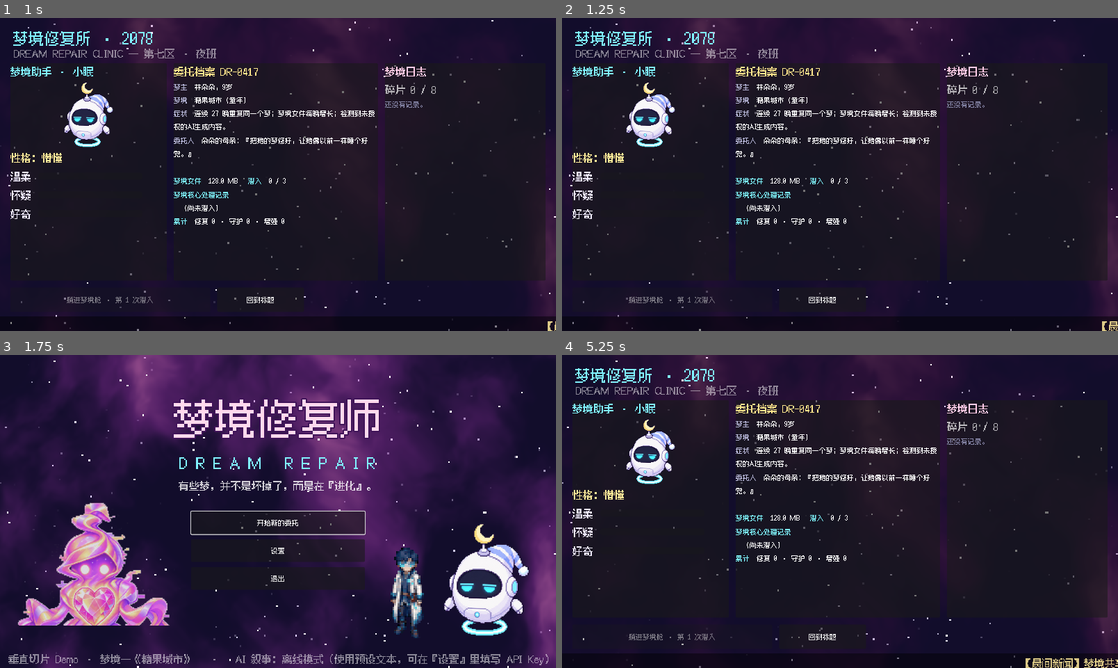
Above: before the commit, frames 1-4 (two rows, left to right).
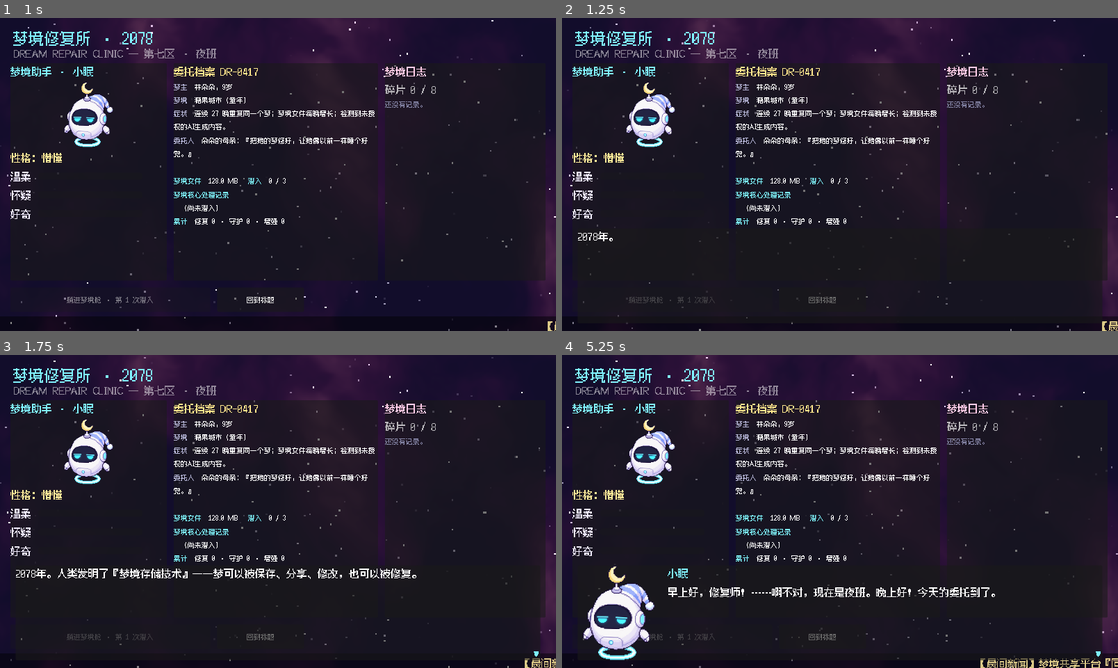
Above: after the commit, the same moments.

Repository: zcr2012/2D_game
Game: Godot game, scene res://scenes/title.tscn
Same seed, same stepped clock (60 frames per second), same inputs: the game is played once before the commit and once after it.
Inputs (mouse positions are in pixels of both pictures, inside the frame that each line leads up to):
- Up to frame 1 (1 s): click "开始新的委托" at 0.5 s
- Up to frame 2 (1.25 s): no input
- Up to frame 3 (1.75 s): click "回到标题" at 1.25 s
- Up to frame 4 (5.25 s): click (840, 524) at 2 s, where only the run before the commit has a clickable "开始新的委托"; tap Enter (ui_accept) at 2.75, 3.02 s; move the mouse to (962, 495) at 2.77 s; hold D (move_right) 2.78-3.5 s; hold Q (ask_xm) 2.78-3.5 s; click (962, 495) at 2.92 s; drag from (728, 527) to (812, 574) at 3.52 s; move the mouse to (895, 442) at 4.27 s; hold D (move_right) 4.28-5 s; hold E (interact) 4.28-5 s; drag from (812, 574) to (673, 464) at 5.02 s

Frame 1 is identical in both runs. In frame 2, 0.3% of the frame differs, in the area x 2-98%, y 67-98%; in frame 3, 55%, in the area x 0-100%, y 0-100%; in frame 4, 3.2%.

Commit message:
Fix dialogue panel not opening

Diff:
--- a/game/autoload/dialog.gd
+++ b/game/autoload/dialog.gd
@@ -156,6 +156,7 @@
 		print("  [%s] %s%s" % [who, text.replace("\n", " / "), ("  (voice:%s %s)" % [voice, "ok" if ResourceLoader.exists("res://assets/audio/voice/%s.mp3" % voice) else "MISSING"]) if voice != "" else ""])
 		await get_tree().process_frame
 		return
+	_open(who)
 	mode = "say"
 	_set_text(text)
 	_has_voice = Audio.voice(voice)
@@ -177,6 +178,7 @@
 		print("  [%s] %s  -> choose %d: %s   (options: %s)" % [who, text, pick, labels[pick], " | ".join(labels)])
 		await get_tree().process_frame
 		return pick
+	_open(who)
 	mode = "choose"
 	_set_text(text)
 	_finish_typing()
@@ -219,6 +221,7 @@
 		print("  [%s] %s  -> input: %s" % [who, text, ans])
 		await get_tree().process_frame
 		return ans
+	_open(who)
 	mode = "input"
 	_set_text(text)
 	_finish_typing()
